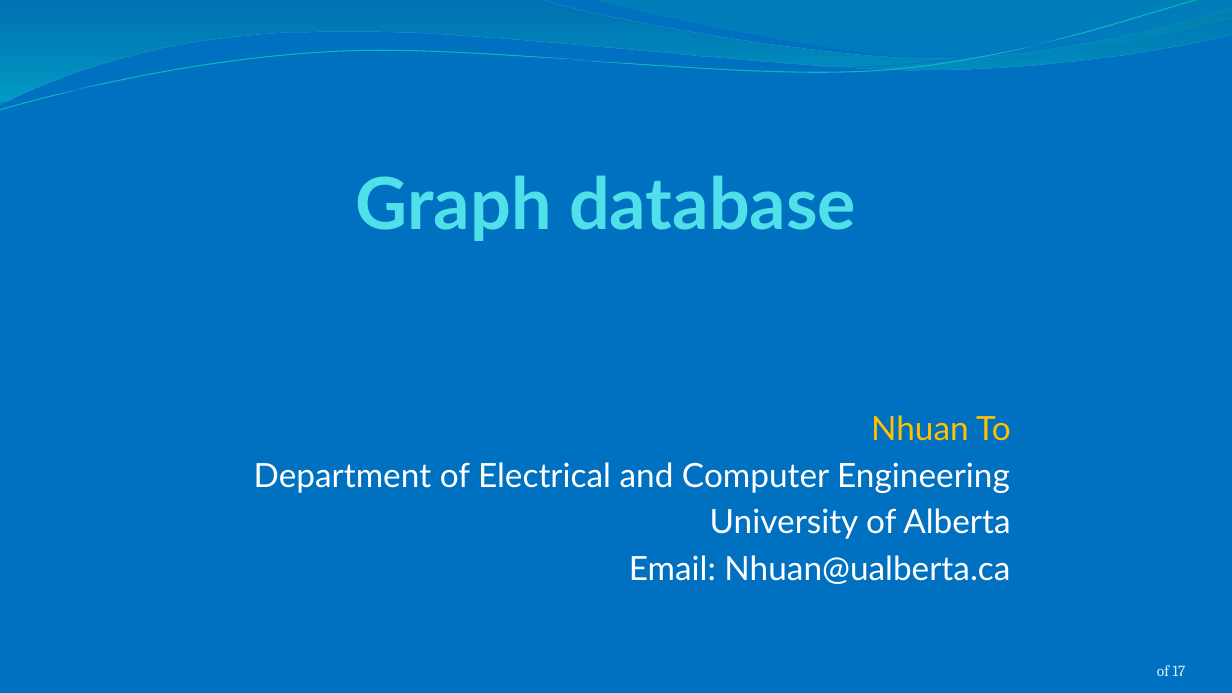
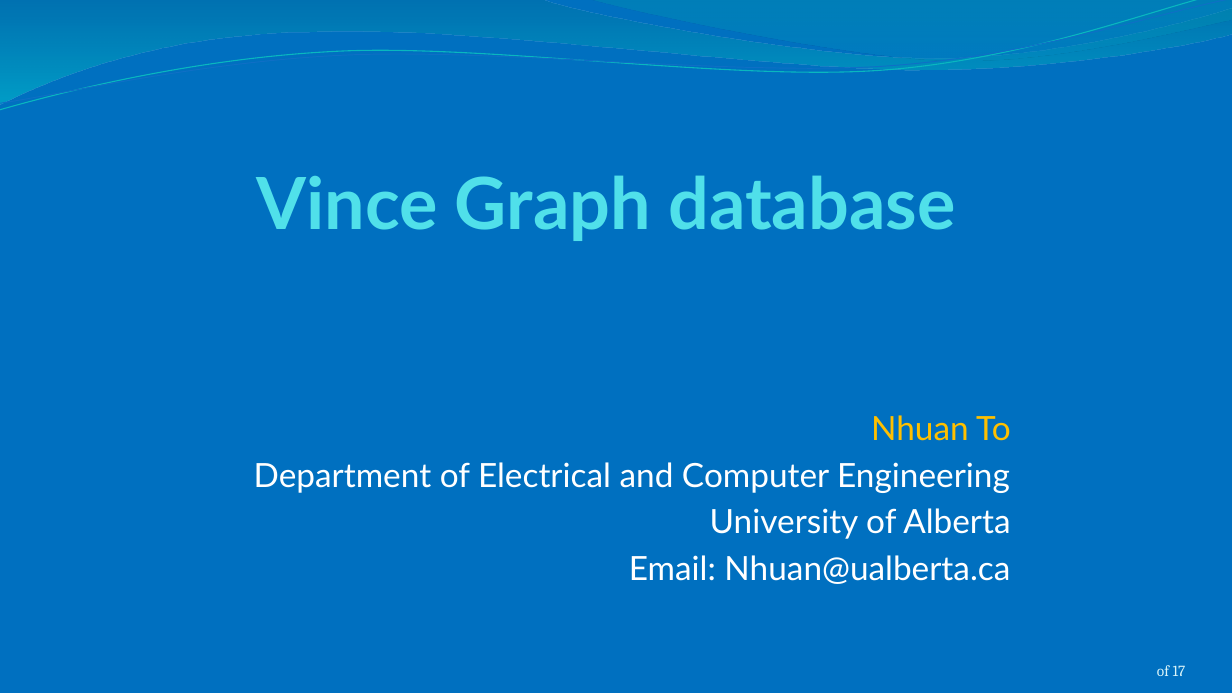
Before and after one commit to MISTeamA/GithubDocuments, a slide deck: slide 1 of Graph database.pptx. Drawn at 1232x693 pixels with LibreOffice and Linux fonts; fonts in the diff are those of the drawing. Boxes give left, top, right and bottom in pixels: in the first picture for what was removed or moved away, otherwise in the second. Text is boxed around its words. In the diff, an @@ line names an element or a change of style, - is before the commit and + after.

```diff
--- a/Graph database.pptx
+++ b/Graph database.pptx
@@ title at bbox=[256, 175, 955, 241]: text changed @@
-Graph database
+Vince Graph database
```
